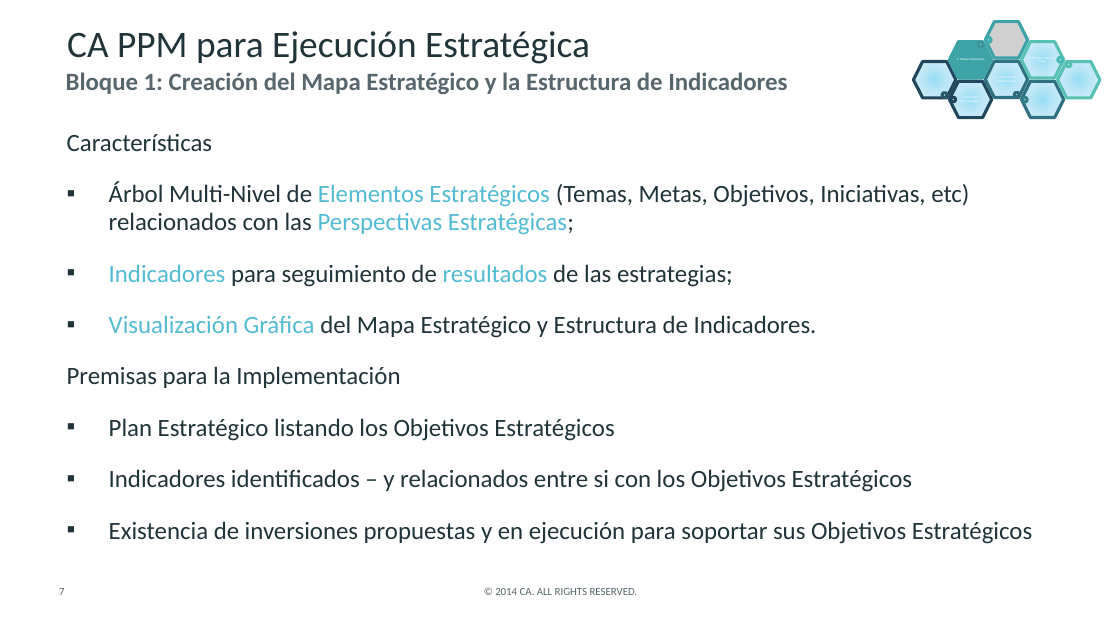
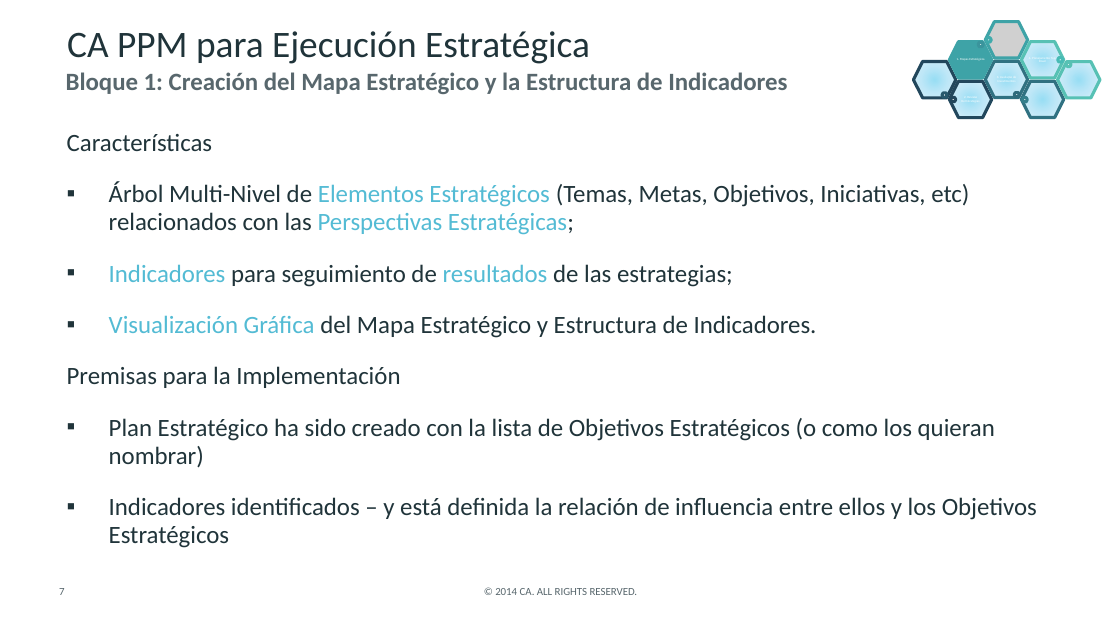
Before and after one commit to CALATAMITBMCOE/Strategic-Alignment, a slide deck: slide 7 of Documentation/CA PPM for Strategic Planning and Execution_ES.pptx. Drawn at 1120x631 pixels with LibreOffice and Linux fonts; fonts in the diff are those of the drawing; grey boxes stand for pictures; background and template pictures are left out. Boxes give left, top, right and bottom in pixels: in the first picture for what was removed or moved away, otherwise in the second. Text is boxed around its words. In the diff, an @@ line names an element or a change of style, - is before the commit and + after.

```diff
--- a/Documentation/CA PPM for Strategic Planning and Execution_ES.pptx
+++ b/Documentation/CA PPM for Strategic Planning and Execution_ES.pptx
@@ text at [109,418,1037,520]: text changed @@
-▪ Plan Estratégico listando los Objetivos Estratégicos
-▪ Indicadores identificados – y relacionados entre si con los Objetivos Estratégicos
-▪ Existencia de inversiones propuestas y en ejecución para soportar sus Objetivos Estratégicos
+▪ Plan Estratégico ha sido creado con la lista de Objetivos Estratégicos (o como los quieran nombrar)
+▪ Indicadores identificados – y está definida la relación de influencia entre ellos y los Objetivos Estratégicos
```
Also in this commit, not shown: 1 other slide changed, 5 other files.
